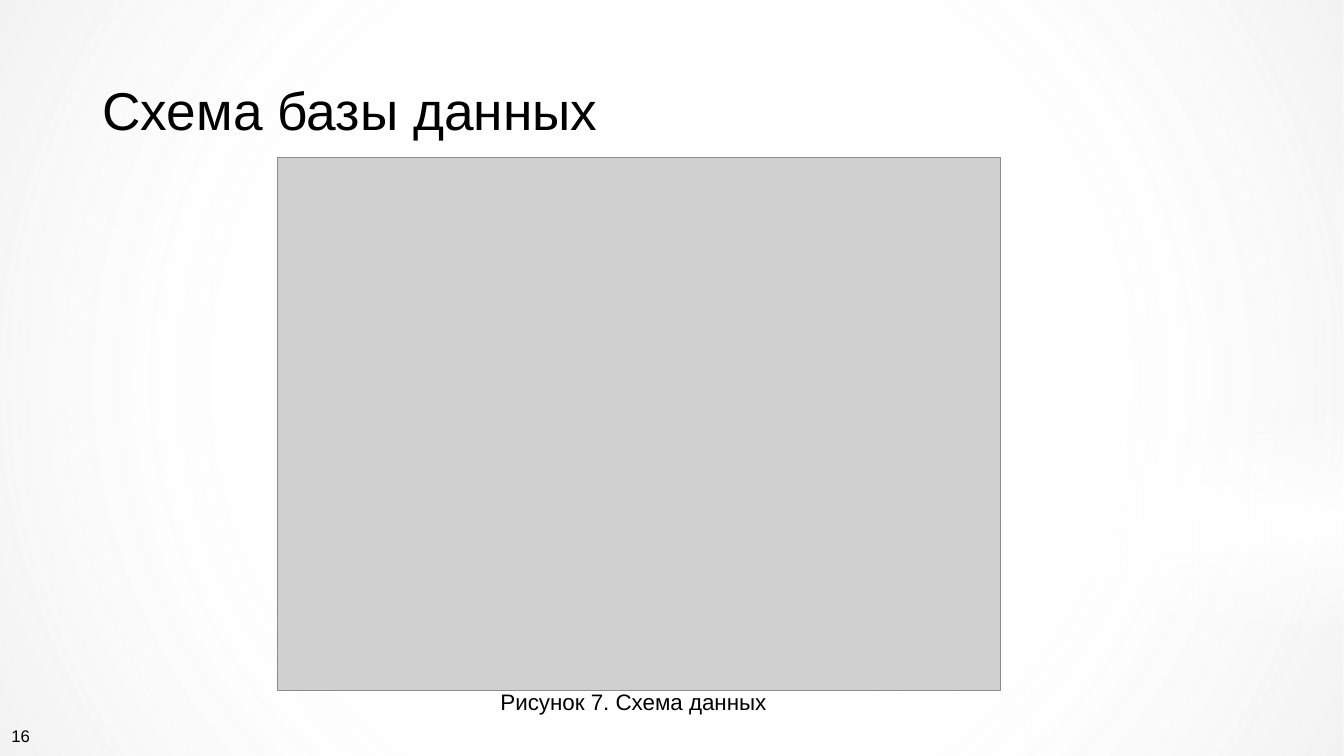
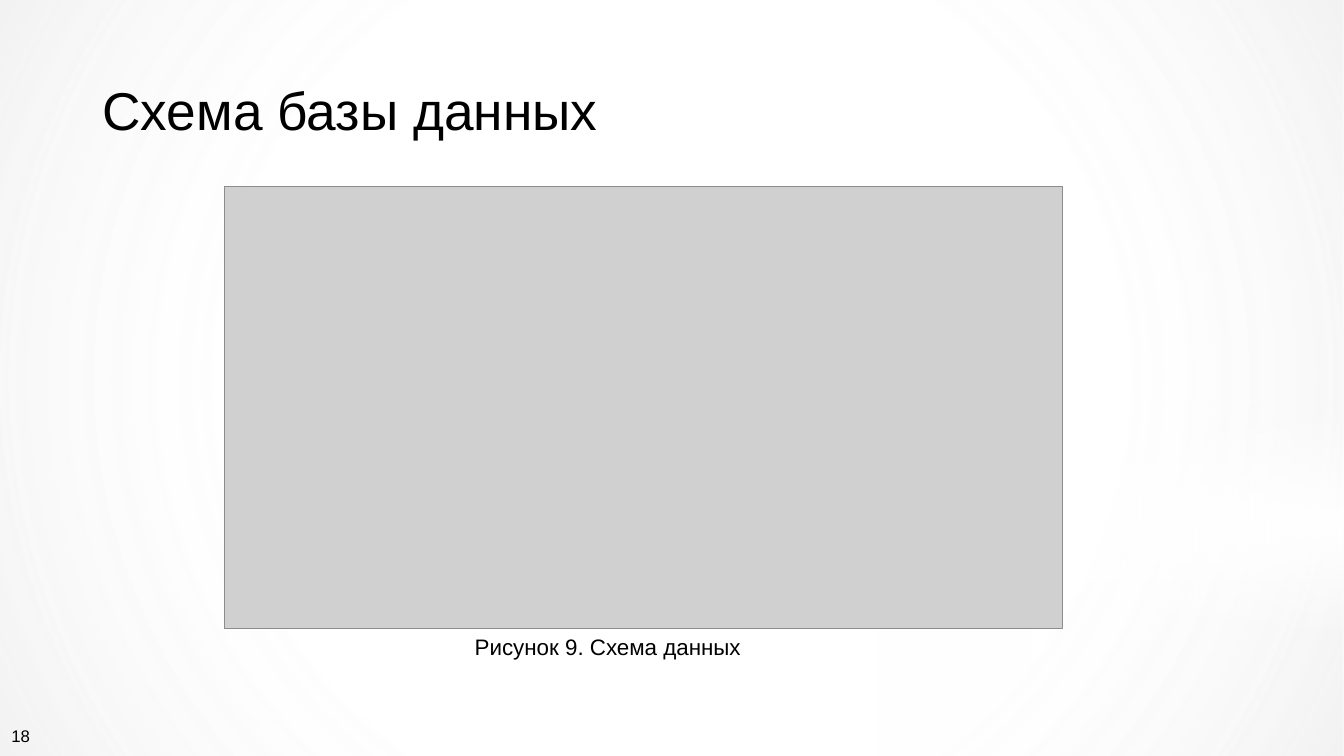
Before and after one commit to kirasmir2/VKR, a slide deck: slide 18 of Презентация ВКР.pptx (slide 16 before the commit). Drawn at 1344x756 pixels with LibreOffice and Linux fonts; fonts in the diff are those of the drawing; grey boxes stand for pictures; background and template pictures are left out. Boxes give left, top, right and bottom in pixels: in the first picture for what was removed or moved away, otherwise in the second. Text is boxed around its words. In the diff, an @@ line names an element or a change of style, - is before the commit and + after.

```diff
--- a/Презентация ВКР.pptx
+++ b/Презентация ВКР.pptx
@@ picture: place and size @@
-picture at [278,158,1001,691]
+picture at [225,187,1063,628]
@@ text at [475,639,740,660]: text changed @@
-Рисунок 7. Схема данных
+Рисунок 9. Схема данных
```
Also in this commit, not shown: 8 other slides changed, 2 slides added, 48 other files.
